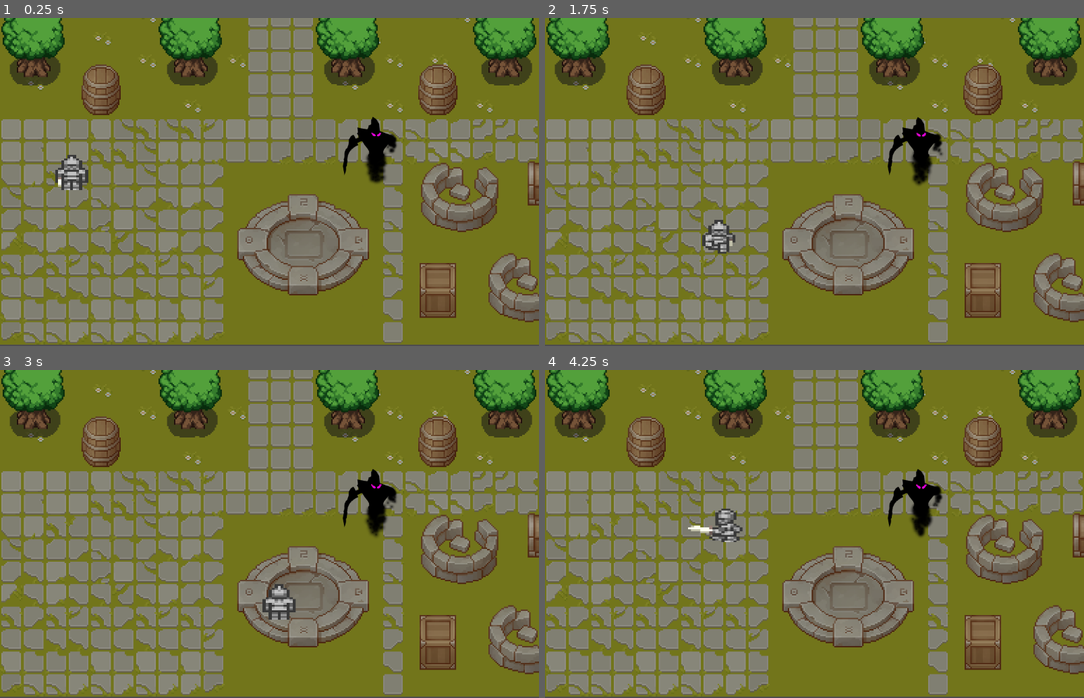
Above: before the commit, frames 1-4 (two rows, left to right).
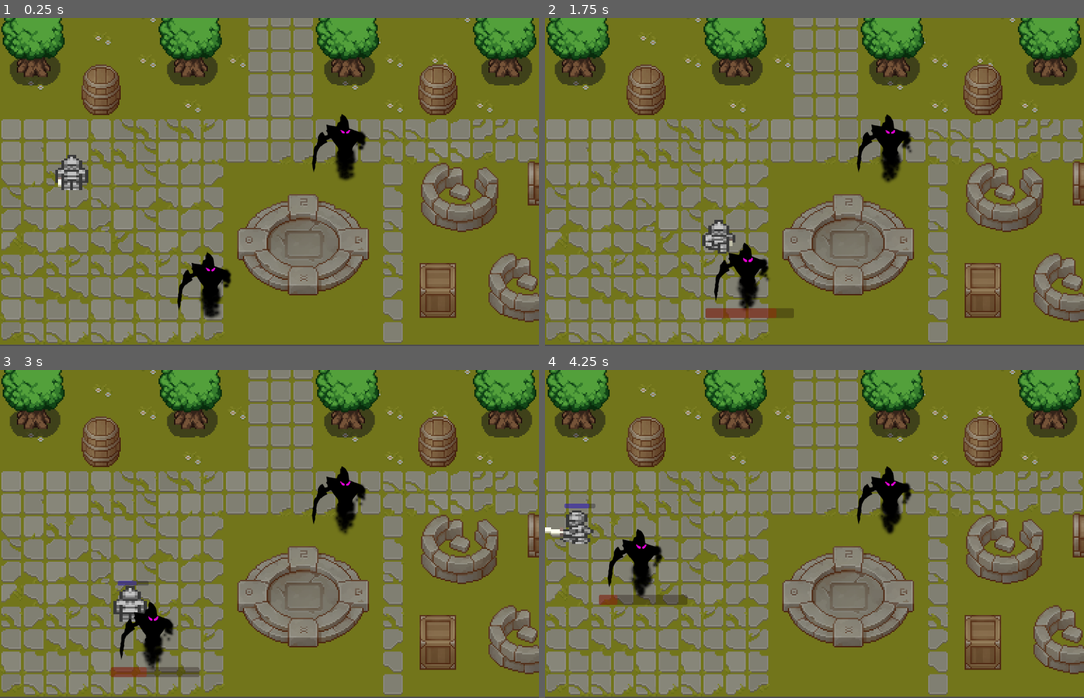
Above: after the commit, the same moments.

Repository: IsaiahNaden/A-Tale-of-A-Knight
Game: Godot game, scene res://scenes/world_2.tscn
The game is run twice, just before and just after one commit, with the same random seed, the same clock (stepped at 60 frames per second) and the same inputs. This scene is started directly instead of the project's main scene.
Inputs:
- Up to frame 1 (0.25 s): no input
- Up to frame 2 (1.75 s): hold Right (ui_right) 0.53-1.28 s; tap E (attack) at 0.6, 1.35 s; hold Down (ui_down) from 1.28 s (still down)
- Up to frame 3 (3 s): release Down (ui_down) at 2.03 s; hold Right (ui_right) 2.03-2.78 s; tap E (attack) at 2.1, 2.85 s; hold Up (ui_up) from 2.78 s (still down)
- Up to frame 4 (4.25 s): release Up (ui_up) at 3.53 s; hold Left (ui_left) from 3.53 s (still down); tap E (attack) at 3.6 s

The runs differ from the first frame. In frame 1, 2.4% of the frame differs, in the area x 32-74%, y 29-92%; in frame 2, 2.9%; in frame 3, 3.8%; in frame 4, 3.9%, in the area x 0-74%, y 29-72%.

Commit message:
added updating healthbars for enemy and player

Diff:
--- a/scenes/cliff_side.tscn
+++ b/scenes/cliff_side.tscn
@@ -666,5 +666,11 @@
 position = Vector2(121, 261)
 shape = SubResource("RectangleShape2D_wb7he")
 
+[node name="enemy2" parent="." instance=ExtResource("6_v1che")]
+position = Vector2(121, 65)
+
+[node name="enemy3" parent="." instance=ExtResource("6_v1che")]
+position = Vector2(-4, 112)
+
 [connection signal="body_entered" from="cliffside_exitpoint" to="." method="_on_cliffside_exitpoint_body_entered"]
 [connection signal="body_exited" from="cliffside_exitpoint" to="." method="_on_cliffside_exitpoint_body_exited"]
--- a/scenes/enemy.tscn
+++ b/scenes/enemy.tscn
@@ -396,6 +396,16 @@
 [node name="take_damage_cooldown" type="Timer" parent="."]
 wait_time = 0.5
 
+[node name="healthbar" type="ProgressBar" parent="."]
+modulate = Color(0.670588, 0.12549, 0.0313726, 1)
+offset_left = -85.7143
+offset_top = 68.5714
+offset_right = 274.286
+offset_bottom = 108.571
+scale = Vector2(0.5, 0.5)
+value = 100.0
+show_percentage = false
+
 [connection signal="body_entered" from="detection_area" to="." method="_on_detection_area_body_entered"]
 [connection signal="body_exited" from="detection_area" to="." method="_on_detection_area_body_exited"]
 [connection signal="body_entered" from="enemy_hitbox" to="." method="_on_enemy_hitbox_body_entered"]
--- a/scenes/player.tscn
+++ b/scenes/player.tscn
@@ -323,7 +323,21 @@
 limit_right = 416
 limit_bottom = 239
 
+[node name="healthbar" type="ProgressBar" parent="."]
+modulate = Color(0.223529, 0.129412, 0.964706, 1)
+offset_left = -5.0
+offset_top = -22.0
+offset_right = 107.0
+offset_bottom = 5.0
+scale = Vector2(0.1, 0.1)
+show_percentage = false
+
+[node name="regen_timer" type="Timer" parent="."]
+wait_time = 3.0
+autostart = true
+
 [connection signal="body_entered" from="player_hitbox" to="." method="_on_player_hitbox_body_entered"]
 [connection signal="body_exited" from="player_hitbox" to="." method="_on_player_hitbox_body_exited"]
 [connection signal="timeout" from="attack_cooldown" to="." method="_on_attack_cooldown_timeout"]
 [connection signal="timeout" from="deal_attack_timer" to="." method="_on_deal_attack_timer_timeout"]
+[connection signal="timeout" from="regen_timer" to="." method="_on_regen_timer_timeout"]
--- a/scenes/world_2.tscn
+++ b/scenes/world_2.tscn
@@ -1255,7 +1255,7 @@
 position = Vector2(50, 143)
 
 [node name="enemy" parent="." instance=ExtResource("9_32fnn")]
-position = Vector2(268, 116)
+position = Vector2(246, 114)
 
 [node name="collisions" type="StaticBody2D" parent="."]
 
@@ -1268,5 +1268,8 @@
 position = Vector2(218.5, -56)
 shape = SubResource("RectangleShape2D_ga3xn")
 
+[node name="enemy2" parent="." instance=ExtResource("9_32fnn")]
+position = Vector2(150, 212)
+
 [connection signal="body_entered" from="cliffside_transition_point" to="." method="_on_cliffside_transition_point_body_entered"]
 [connection signal="body_exited" from="cliffside_transition_point" to="." method="_on_cliffside_transition_point_body_exited"]
--- a/scripts/enemy.gd
+++ b/scripts/enemy.gd
@@ -10,6 +10,7 @@
 
 func _physics_process(delta):
 	deal_with_damage()
+	update_health()
 
 	if player_chase:
 		position += (player.position - position)/speed
@@ -56,3 +57,13 @@
 
 func _on_take_damage_cooldown_timeout():
 	can_take_damage = true
+
+func update_health():
+	var healthbar = $healthbar
+
+	healthbar.value = health
+
+	if health >= 100:
+		healthbar.visible = false
+	else:
+		healthbar.visible = true
--- a/scripts/player.gd
+++ b/scripts/player.gd
@@ -2,7 +2,7 @@
 
 var enemy_inattack_range = false
 var enemy_attack_cooldown = true
-var health = 250
+var health = 100
 var player_alive = true
 
 var attack_ip = false
@@ -16,6 +16,7 @@
 	enemy_attack()
 	attack()
 	current_camera()
+	update_health()
 
 	if health <= 0:
 		player_alive = false  #add respawn screen
@@ -144,3 +145,25 @@
 	elif global.current_scene == "cliff_side":
 		$world_camera.enabled = false
 		$cliffside_camera.enabled = true
+
+
+
+
+func update_health():
+	var healthbar = $healthbar
+
+	healthbar.value = health
+
+	if health >=100:
+		healthbar.visible = false
+	else:
+		healthbar.visible = true
+
+
+func _on_regen_timer_timeout():
+	if health < 100:
+		health = health + 20
+		if health > 100:
+			health = 100
+	if health <= 0:
+		health = 0
